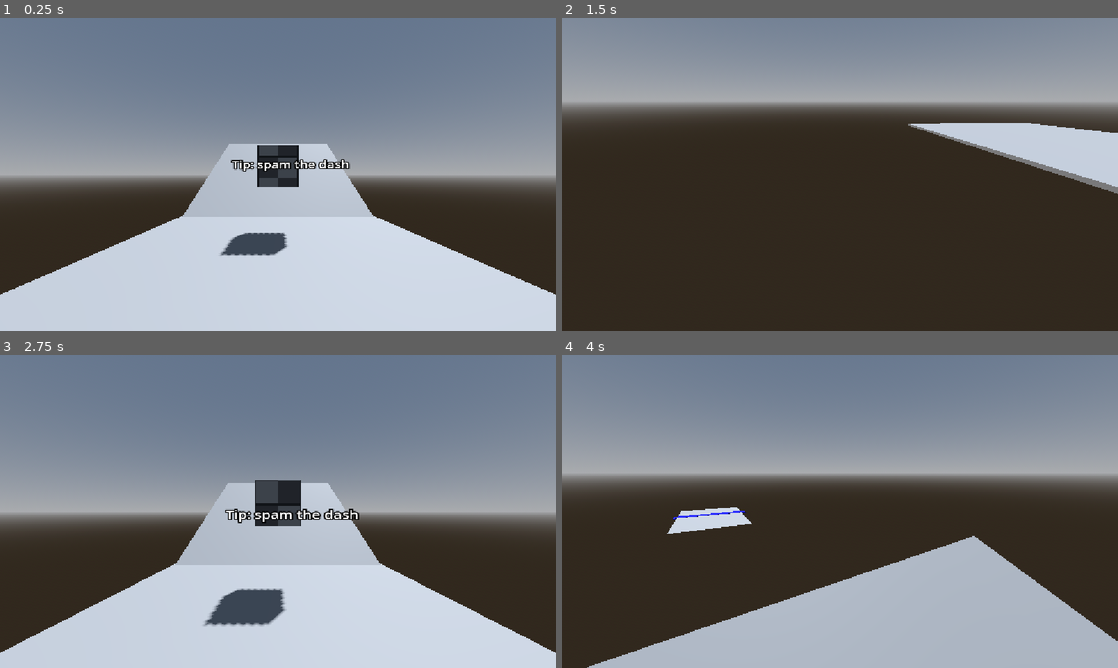
Above: before the commit, frames 1-4 (two rows, left to right).
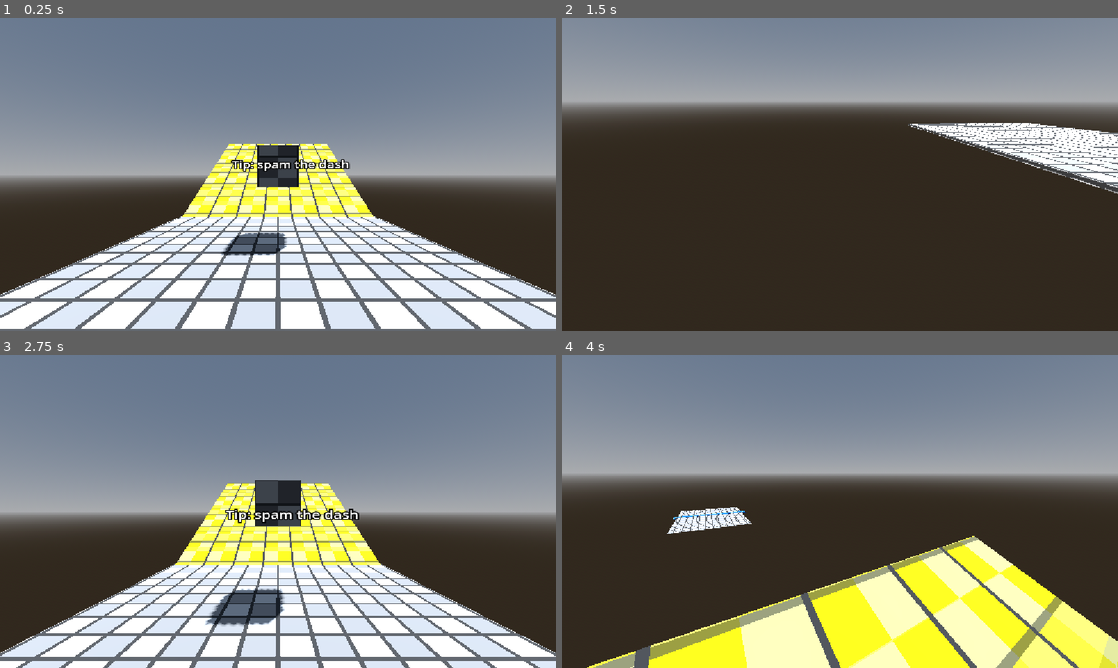
Above: after the commit, the same moments.

Repository: angrypig555/haven-game-2026
Game: Godot game, scene res://scenes/level3.tscn
Same seed, same stepped clock (60 frames per second), same inputs: the game is played once before the commit and once after it. This scene is started directly instead of the project's main scene.
Inputs (mouse positions are in pixels of both pictures, inside the frame that each line leads up to):
- Up to frame 1 (0.25 s): no input
- Up to frame 2 (1.5 s): tap Enter (ui_accept) at 0.5, 0.77 s; move the mouse to (962, 158) at 0.52 s; hold D (right_strafe) 0.53-1.28 s; tap Shift (dash) at 0.6, 1.35 s; click (962, 158) at 0.67 s; move the mouse to (812, 174) at 1.27 s; hold W (forward) from 1.28 s (still down)
- Up to frame 3 (2.75 s): keep holding W (forward); tap Enter (ui_accept) at 1.52 s; move the mouse to (289, 505) at 2.02 s; tap Shift (dash) at 2.1 s
- Up to frame 4 (4 s): keep holding W (forward); move the mouse to (834, 517) at 2.77 s; tap Shift (dash) at 2.85, 3.6 s; tap Enter (ui_accept) at 3.02, 3.77 s; move the mouse to (878, 514) at 3.52 s

The runs differ from the first frame. In frame 1, 26% of the frame differs, in the area x 0-100%, y 40-100%; in frame 2, 4.1%; in frame 3, 23%; in frame 4, 22%.

Commit message:
more texturing

Diff:
--- a/haven-2026/scenes/level3.tscn
+++ b/haven-2026/scenes/level3.tscn
@@ -1,7 +1,10 @@
 [gd_scene format=3 uid="uid://gli1i8iewvyu"]
 
+[ext_resource type="Material" uid="uid://dqb2m2v7xxvnw" path="res://assets/tile.tres" id="1_7uttt"]
 [ext_resource type="PackedScene" uid="uid://ceej0xbq7qsqx" path="res://scenes/player.tscn" id="1_f0ip2"]
 [ext_resource type="PackedScene" uid="uid://pxuus3v22yxr" path="res://scenes/box.tscn" id="2_yesqi"]
+[ext_resource type="Material" uid="uid://tbgxcdkyf5h" path="res://assets/tile_yellow.tres" id="4_6lxtr"]
+[ext_resource type="Material" uid="uid://j57ubpk5em3k" path="res://assets/tile_blue.tres" id="5_b72m1"]
 
 [sub_resource type="PlaneMesh" id="PlaneMesh_yesqi"]
 
@@ -80,6 +83,7 @@
 
 [node name="MeshInstance3D3" type="MeshInstance3D" parent="." unique_id=484436374]
 transform = Transform3D(2.8278234, 0, 0, 0, 1, 0, 0, 0, 5.1967196, 0, 0, -36.672905)
+material_override = ExtResource("1_7uttt")
 mesh = SubResource("PlaneMesh_yesqi")
 
 [node name="StaticBody3D" type="StaticBody3D" parent="MeshInstance3D3" unique_id=1585739439]
@@ -112,6 +116,7 @@
 
 [node name="MeshInstance3D4" type="MeshInstance3D" parent="." unique_id=977215769]
 transform = Transform3D(7.103637, 0, 0, 0, 0.09406763, 0, 0, 0, 31.040298, 0, -0.50518763, 0)
+material_override = ExtResource("1_7uttt")
 mesh = SubResource("BoxMesh_yesqi")
 
 [node name="StaticBody3D" type="StaticBody3D" parent="MeshInstance3D4" unique_id=2102094536]
@@ -122,6 +127,7 @@
 
 [node name="MeshInstance3D5" type="MeshInstance3D" parent="." unique_id=2118370578]
 transform = Transform3D(6.908616, 0, 0, 0, 0.08349773, -5.873849, 0, 0.04332261, 11.320952, 0, 0.30731618, -8.902872)
+material_override = ExtResource("4_6lxtr")
 mesh = SubResource("BoxMesh_yesqi")
 
 [node name="StaticBody3D" type="StaticBody3D" parent="MeshInstance3D5" unique_id=1083738822]
@@ -132,6 +138,7 @@
 
 [node name="NextLevel" type="MeshInstance3D" parent="." unique_id=2021982602]
 transform = Transform3D(6.3554497, 0, 0, 0, 0.09672002, 0, 0, 0, 1.027231, 0.066226244, -0.034507513, -38.04465)
+material_override = ExtResource("5_b72m1")
 mesh = SubResource("BoxMesh_qyetb")
 surface_material_override/0 = SubResource("StandardMaterial3D_jyq2n")
 script = SubResource("GDScript_7uttt")
--- a/haven-2026/scenes/level5.tscn
+++ b/haven-2026/scenes/level5.tscn
@@ -1,6 +1,7 @@
 [gd_scene format=3 uid="uid://bf55w5txy8n8k"]
 
 [ext_resource type="PackedScene" uid="uid://ceej0xbq7qsqx" path="res://scenes/player.tscn" id="1_m0d1t"]
+[ext_resource type="Material" uid="uid://dqb2m2v7xxvnw" path="res://assets/tile.tres" id="2_jfeem"]
 [ext_resource type="Texture2D" uid="uid://ccbvh48swjru6" path="res://assets/tile.png" id="2_ms1t0"]
 
 [sub_resource type="ProceduralSkyMaterial" id="ProceduralSkyMaterial_ms1t0"]
@@ -40,6 +41,7 @@
 
 [node name="MeshInstance3D" type="MeshInstance3D" parent="." unique_id=1043960777]
 transform = Transform3D(10.769037, 0, 0, 0, 0.09406763, 0, 0, 0, 31.040298, 0, -0.50518763, -14.257935)
+material_override = ExtResource("2_jfeem")
 mesh = SubResource("BoxMesh_nsmo0")
 surface_material_override/0 = SubResource("StandardMaterial3D_8s0yo")
 
